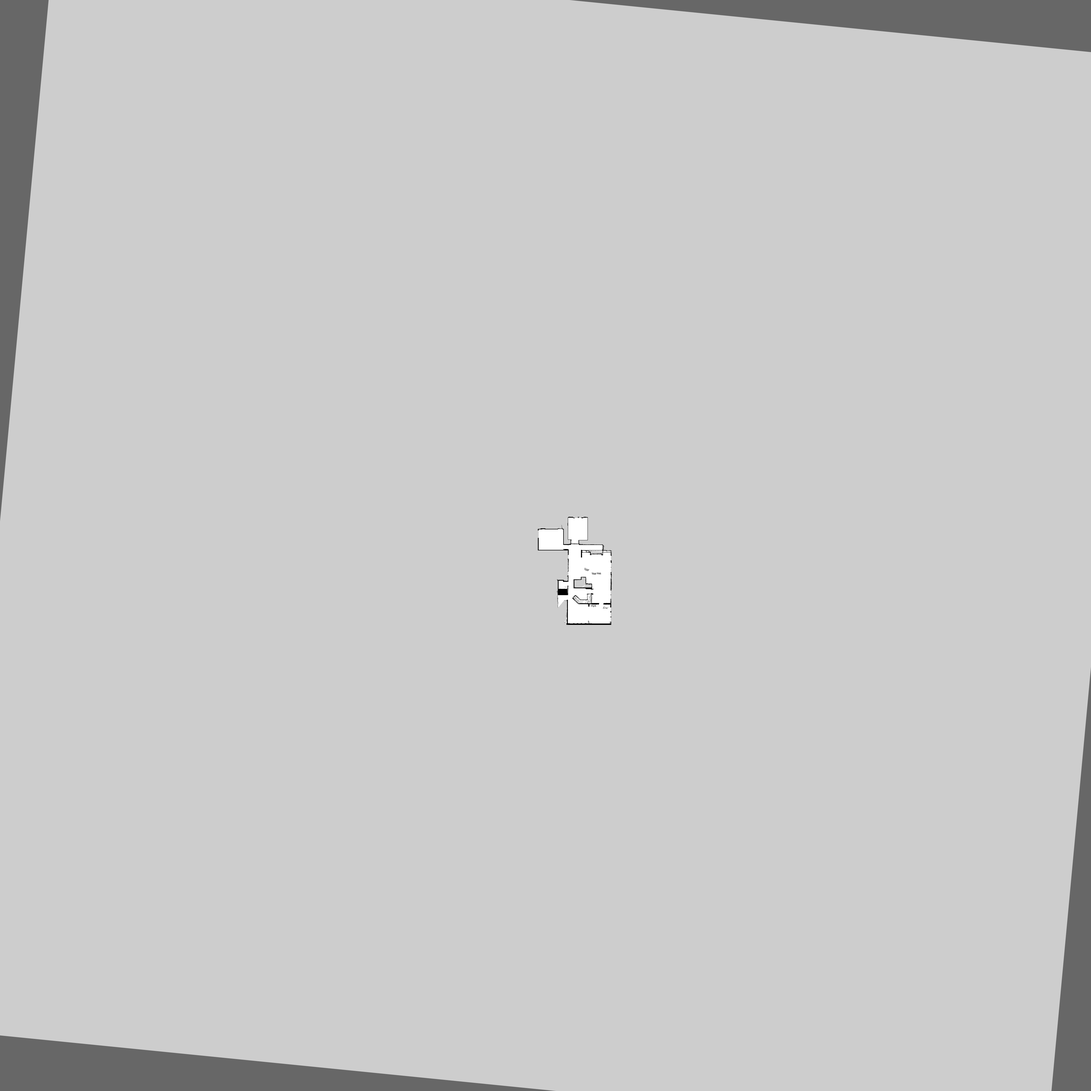
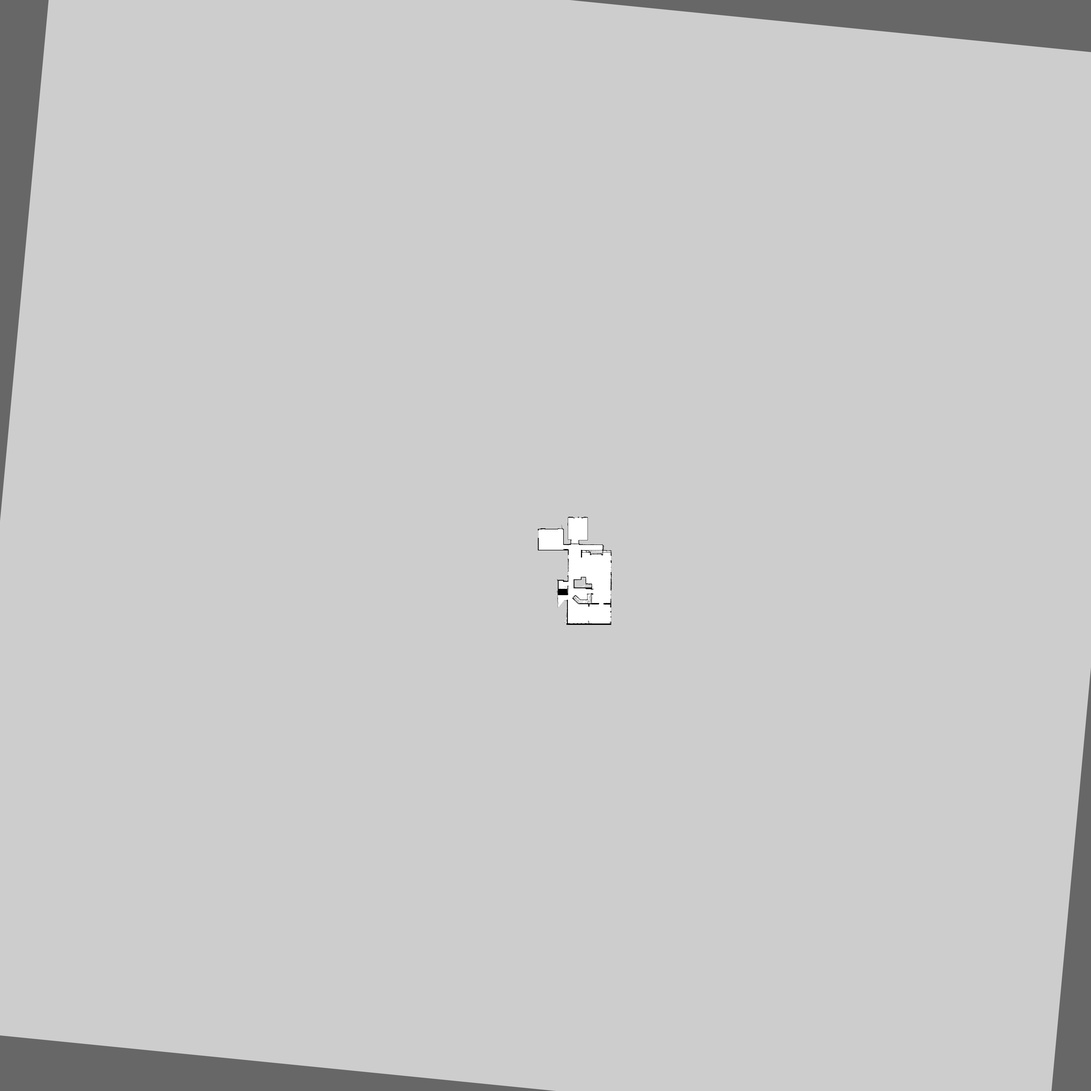
The second 1091x1091 image is a revision of the first. Changes to its layers:
painted on "my_map_1618_combined_windows_restored_no_tv.pgm" over box(584, 567, 610, 610)
